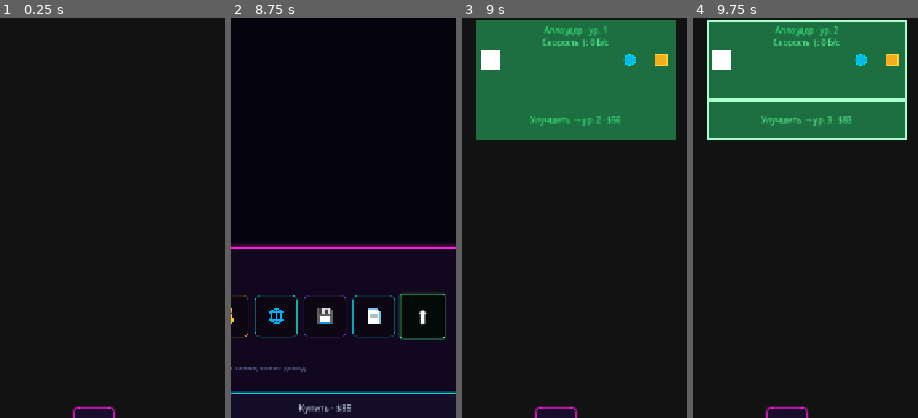
Above: before the commit, frames 1-4 (left to right).
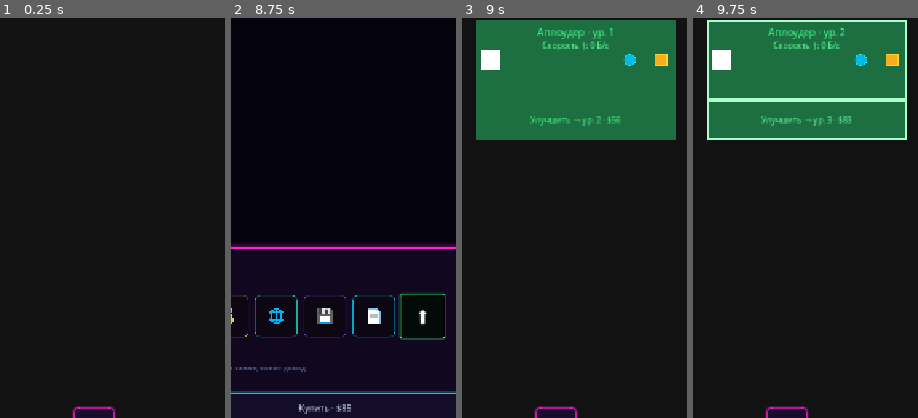
Above: after the commit, the same moments.

Repository: rkfsociety/UploadSimulator
Game: Godot game, scene res://scenes/main.tscn
Same seed, same stepped clock (60 frames per second), same inputs: the game is played once before the commit and once after it.
Inputs (mouse positions are % of the whole screen's width and height, from its top left):
- Up to frame 1 (0.25 s): no input
- Up to frame 2 (8.75 s): click (50, 96) at 0.5 s; click (93, 90) at 1.25 s; click (93, 96) at 2 s; click "×" at 2.75 s; click (50, 96) at 3.5 s; click "💰" at 4.25 s; click "💰" at 5 s; click "🌐" at 5.75 s; click "💾" at 6.5 s; click "📄" at 7.25 s; click "⬆" at 8 s
- Up to frame 3 (9 s): click "Купить · $85" at 8.75 s
- Up to frame 4 (9.75 s): click "Улучшить → ур. 2 · $56" at 9.5 s
The pictures show only the part of the screen within x 29-79%, y 45-95%; the shares and areas given below are measured in that part.

Frames 1-2 are identical in both runs. In frame 3, 0.8% of the frame differs, in the area x 33-68%, y 2-8%; in frame 4, 0.8%.

Commit message:
UI модуля «Сеть»: панель скоростей ↓/↑ в неоновом стиле макета.
Отдельная NetworkBlockPanel, формат 8.00 bps, индикаторы активности и кнопка \.

Diff:
--- a/scenes/blocks/placed_block.tscn
+++ b/scenes/blocks/placed_block.tscn
@@ -1,8 +1,9 @@
-[gd_scene load_steps=4 format=3 uid="uid://bplacedblock01"]
+[gd_scene load_steps=5 format=3 uid="uid://bplacedblock01"]
 
 [ext_resource type="Script" path="res://scripts/systems/blocks/placed_block.gd" id="1_placed"]
 [ext_resource type="Script" path="res://scripts/systems/visual/neon_frame.gd" id="2_neon"]
 [ext_resource type="Theme" path="res://themes/placed_block_theme.tres" id="3_theme"]
+[ext_resource type="Script" path="res://scripts/systems/blocks/network_block_panel.gd" id="4_network"]
 
 [node name="PlacedBlock" type="Control"]
 custom_minimum_size = Vector2(384, 192)
@@ -50,6 +51,12 @@
 text = "Модуль"
 horizontal_alignment = 1
 autowrap_mode = 3
+
+[node name="NetworkPanel" type="VBoxContainer" parent="RootVBox/MainPanel/MainMargin/MainVBox"]
+unique_name_in_owner = true
+visible = false
+layout_mode = 2
+script = ExtResource("4_network")
 
 [node name="MetricLabel" type="Label" parent="RootVBox/MainPanel/MainMargin/MainVBox"]
 unique_name_in_owner = true
--- a/scripts/core/defs/block_defs.gd
+++ b/scripts/core/defs/block_defs.gd
@@ -9,7 +9,7 @@
 		"icon": "🌐",
 		"color": Color(0.12, 0.94, 0.78, 1.0),
 		"desc": "Канал в интернет; скорость скачивания и выгрузки растёт с уровнем",
-		"cells_w": 4,
+		"cells_w": 5,
 		"cells_h": 3,
 		"unlocked_at_start": true,
 		"diamond_unlock_cost": 0,
--- a/scripts/core/game/byte_format.gd
+++ b/scripts/core/game/byte_format.gd
@@ -3,13 +3,18 @@
 ## Форматирование размеров и скорости в байтах для UI.
 
 
-# Скорость передачи в байтах в секунду
+# Скорость передачи в байтах в секунду (локализованный UI)
 static func format_speed_bps(speed_bps: float) -> String:
 	if speed_bps < 1024.0:
 		return "%.0f Б/с" % speed_bps
 	if speed_bps < 1024.0 * 1024.0:
 		return "%.1f КБ/с" % (speed_bps / 1024.0)
 	return "%.1f МБ/с" % (speed_bps / (1024.0 * 1024.0))
+
+
+## Подпись скорости для панели «Сеть» (как в макете: «8.00 bps»).
+static func format_speed_bps_label(speed_bps: float) -> String:
+	return "%.2f bps" % maxf(0.0, speed_bps)
 
 
 # Размер файла или диска в байтах
--- a/scripts/core/game/modules/game_state_pipeline.gd
+++ b/scripts/core/game/modules/game_state_pipeline.gd
@@ -83,3 +83,11 @@
 
 func finish_publish_pause() -> void:
 	_svc.finish_publish_pause()
+
+
+func network_download_speed(network_uid: String) -> float:
+	return _svc.network_download_speed(network_uid)
+
+
+func network_upload_speed(network_uid: String) -> float:
+	return _svc.network_upload_speed(network_uid)
--- /dev/null
+++ b/scripts/systems/blocks/network_block_panel.gd
@@ -0,0 +1,100 @@
+extends VBoxContainer
+class_name NetworkBlockPanel
+## Панель модуля «Сеть»: скорости ↓/↑ в стиле неонового HUD.
+
+const COLOR_DOWNLOAD := Color(0.28, 1.0, 0.48)
+const COLOR_UPLOAD := Color(0.38, 0.86, 1.0)
+const COLOR_DOT_IDLE := Color(0.22, 0.26, 0.34)
+
+var _download_icon: Label
+var _download_text: Label
+var _download_dot: Panel
+var _upload_icon: Label
+var _upload_text: Label
+var _upload_dot: Panel
+var _status_label: Label
+
+
+func _ready() -> void:
+	add_theme_constant_override("separation", 8)
+	_add_speed_row(true)
+	_add_speed_row(false)
+	_status_label = Label.new()
+	_status_label.horizontal_alignment = HORIZONTAL_ALIGNMENT_CENTER
+	_status_label.autowrap_mode = TextServer.AUTOWRAP_WORD_SMART
+	_status_label.add_theme_font_size_override("font_size", 11)
+	_status_label.add_theme_color_override("font_color", MinimalUI.TEXT_DIM)
+	add_child(_status_label)
+
+
+func apply(
+	download_bps: float,
+	upload_bps: float,
+	download_active: bool,
+	upload_active: bool,
+	status: String,
+) -> void:
+	_download_text.text = "Скорость загрузки %s" % ByteFormat.format_speed_bps_label(download_bps)
+	_upload_text.text = "Скорость выгрузки %s" % ByteFormat.format_speed_bps_label(upload_bps)
+	_set_dot(_download_dot, download_active, COLOR_DOWNLOAD)
+	_set_dot(_upload_dot, upload_active, COLOR_UPLOAD)
+	_status_label.text = status
+	_status_label.visible = not status.is_empty()
+
+
+func _add_speed_row(is_download: bool) -> void:
+	var row := HBoxContainer.new()
+	row.add_theme_constant_override("separation", 8)
+	var accent := COLOR_DOWNLOAD if is_download else COLOR_UPLOAD
+
+	var icon := Label.new()
+	icon.text = "↓" if is_download else "↑"
+	icon.custom_minimum_size = Vector2(22, 22)
+	icon.horizontal_alignment = HORIZONTAL_ALIGNMENT_CENTER
+	icon.vertical_alignment = VERTICAL_ALIGNMENT_CENTER
+	icon.add_theme_font_size_override("font_size", 18)
+	icon.add_theme_color_override("font_color", accent)
+
+	var text := Label.new()
+	text.size_flags_horizontal = Control.SIZE_EXPAND_FILL
+	text.horizontal_alignment = HORIZONTAL_ALIGNMENT_LEFT
+	text.add_theme_font_size_override("font_size", 13)
+	text.add_theme_color_override("font_color", MinimalUI.TEXT)
+
+	var dot := _make_dot()
+
+	row.add_child(icon)
+	row.add_child(text)
+	row.add_child(dot)
+	add_child(row)
+
+	if is_download:
+		_download_icon = icon
+		_download_text = text
+		_download_dot = dot
+	else:
+		_upload_icon = icon
+		_upload_text = text
+		_upload_dot = dot
+
+
+func _make_dot() -> Panel:
+	var dot := Panel.new()
+	dot.custom_minimum_size = Vector2(10, 10)
+	var style := StyleBoxFlat.new()
+	style.bg_color = COLOR_DOT_IDLE
+	style.set_corner_radius_all(5)
+	dot.add_theme_stylebox_override("panel", style)
+	return dot
+
+
+func _set_dot(dot: Panel, active: bool, accent: Color) -> void:
+	var style := StyleBoxFlat.new()
+	if active:
+		style.bg_color = accent
+		style.shadow_color = Color(accent.r, accent.g, accent.b, 0.75)
+		style.shadow_size = 4
+	else:
+		style.bg_color = COLOR_DOT_IDLE
+	style.set_corner_radius_all(5)
+	dot.add_theme_stylebox_override("panel", style)
--- a/scripts/systems/blocks/placed_block.gd
+++ b/scripts/systems/blocks/placed_block.gd
@@ -18,6 +18,7 @@
 @onready var _upgrade_panel: NeonFrame = %UpgradePanel
 @onready var _title_label: Label = %TitleLabel
 @onready var _metric_label: Label = %MetricLabel
+@onready var _network_panel: NetworkBlockPanel = %NetworkPanel
 @onready var _progress_bar: ProgressBar = %ProgressBar
 @onready var _action_btn: Button = %ActionButton
 @onready var _upgrade_btn: Button = %UpgradeButton
@@ -78,6 +79,7 @@
 		_upgrade_panel,
 		_title_label,
 		_metric_label,
+		_network_panel,
 		_progress_bar,
 		_action_btn,
 		_upgrade_btn,
--- a/scripts/systems/blocks/placed_block_view.gd
+++ b/scripts/systems/blocks/placed_block_view.gd
@@ -6,6 +6,7 @@
 var _upgrade_panel: NeonFrame
 var _title_label: Label
 var _metric_label: Label
+var _network_panel: NetworkBlockPanel
 var _progress_bar: ProgressBar
 var _action_btn: Button
 var _upgrade_btn: Button
@@ -16,6 +17,7 @@
 	upgrade_panel: NeonFrame,
 	title_label: Label,
 	metric_label: Label,
+	network_panel: NetworkBlockPanel,
 	progress_bar: ProgressBar,
 	action_btn: Button,
 	upgrade_btn: Button,
@@ -24,6 +26,7 @@
 	_upgrade_panel = upgrade_panel
 	_title_label = title_label
 	_metric_label = metric_label
+	_network_panel = network_panel
 	_progress_bar = progress_bar
 	_action_btn = action_btn
 	_upgrade_btn = upgrade_btn
@@ -32,12 +35,32 @@
 ## Применяет снимок данных к узлам сцены (без обращения к GameState).
 func apply(data: PlacedBlockViewData) -> void:
 	var accent := data.accent
+	var upgrade_accent := MinimalUI.NEON_MAGENTA if data.use_network_panel else accent
 	_main_panel.set_accent(accent)
-	_upgrade_panel.set_accent(accent)
+	_upgrade_panel.set_accent(upgrade_accent)
 	_title_label.text = data.title
-	_title_label.add_theme_color_override("font_color", accent)
-	_metric_label.text = data.metric
-	_metric_label.add_theme_color_override("font_color", accent.lightened(0.12))
+	if data.use_network_panel:
+		_title_label.add_theme_font_size_override("font_size", 20)
+		_title_label.add_theme_color_override("font_color", Color.WHITE)
+	else:
+		_title_label.add_theme_font_size_override("font_size", 16)
+		_title_label.add_theme_color_override("font_color", accent)
+	if data.use_network_panel and _network_panel != null:
+		_network_panel.visible = true
+		_metric_label.visible = false
+		_network_panel.apply(
+			data.network_download_bps,
+			data.network_upload_bps,
+			data.network_download_active,
+			data.network_upload_active,
+			data.status,
+		)
+	else:
+		if _network_panel != null:
+			_network_panel.visible = false
+		_metric_label.visible = true
+		_metric_label.text = data.metric
+		_metric_label.add_theme_color_override("font_color", accent.lightened(0.12))
 	_action_btn.visible = data.action_visible
 	if data.action_visible:
 		_action_btn.text = data.action_text
@@ -50,7 +73,7 @@
 		_progress_bar.visible = false
 	_upgrade_btn.text = data.upgrade_text
 	_upgrade_btn.disabled = not data.upgrade_enabled
-	_apply_upgrade_colors(accent)
+	_apply_upgrade_colors(upgrade_accent, data.use_network_panel)
 
 
 ## Заливка прогресса зависит от акцента типа модуля.
@@ -59,9 +82,11 @@
 
 
 ## Цвета кнопки улучшения привязаны к акценту блока.
-func _apply_upgrade_colors(accent: Color) -> void:
+func _apply_upgrade_colors(accent: Color, network_style: bool) -> void:
 	_upgrade_btn.flat = true
 	_upgrade_btn.mouse_default_cursor_shape = Control.CURSOR_POINTING_HAND
 	_upgrade_btn.add_theme_color_override("font_color", accent)
 	_upgrade_btn.add_theme_color_override("font_hover_color", accent.lightened(0.2))
 	_upgrade_btn.add_theme_color_override("font_pressed_color", Color.WHITE)
+	if network_style:
+		_upgrade_btn.add_theme_font_size_override("font_size", 15)
--- a/scripts/systems/blocks/placed_block_view_data.gd
+++ b/scripts/systems/blocks/placed_block_view_data.gd
@@ -14,6 +14,11 @@
 var progress: float = -1.0
 var upgrade_text: String = ""
 var upgrade_enabled: bool = false
+var use_network_panel: bool = false
+var network_download_bps: float = 0.0
+var network_upload_bps: float = 0.0
+var network_download_active: bool = false
+var network_upload_active: bool = false
 
 
 ## Собирает снимок состояния из GameState для uid/type_id.
@@ -24,10 +29,21 @@
 	var def: Dictionary = BlockDefs.TYPES.get(type_id, {})
 	var lvl: int = GameState.field.get_instance_level(uid)
 	var block_name: String = str(def.get("name", type_id))
-	# Название и текущий уровень — в заголовке модуля
-	data.title = "%s · ур. %d" % [block_name, lvl]
+	if type_id == "network":
+		data.title = block_name
+		data.use_network_panel = true
+		data.network_download_bps = GameState.pipeline.network_download_speed(uid)
+		data.network_upload_bps = GameState.pipeline.network_upload_speed(uid)
+		var chain: Dictionary = GameState.wiring.get_file_chain()
+		var in_chain: bool = str(chain.get("network", "")) == uid
+		data.network_download_active = (
+			in_chain and not GameState.access.get_download_queue().is_empty()
+		)
+		data.network_upload_active = in_chain and not GameState.access.get_upload_queue().is_empty()
+	else:
+		data.title = "%s · ур. %d" % [block_name, lvl]
+	# Характеристики типа (скорость, ёмкость и т.д.)
 	data.accent = BlockDefs.get_block_color(type_id)
-	# Характеристики типа (скорость, ёмкость и т.д.)
 	data.metric = GameState.display.get_block_metric(uid)
 	var disp: Dictionary = GameState.display.get_block_display(uid)
 	# Текущее действие: файл, прогресс, очередь
@@ -37,7 +53,9 @@
 	data.action_enabled = bool(disp.get("action_enabled", false))
 	data.progress = float(disp.get("progress", -1.0))
 	var cost: int = GameState.field.get_instance_upgrade_cost(uid)
-	# Стоимость улучшения до следующего уровня — на кнопке снизу
-	data.upgrade_text = "Улучшить → ур. %d · $%d" % [lvl + 1, cost]
+	if type_id == "network":
+		data.upgrade_text = "$%d" % cost
+	else:
+		data.upgrade_text = "Улучшить → ур. %d · $%d" % [lvl + 1, cost]
 	data.upgrade_enabled = GameState.field.can_upgrade_instance(uid)
 	return data
Not shown, changed: README.md
